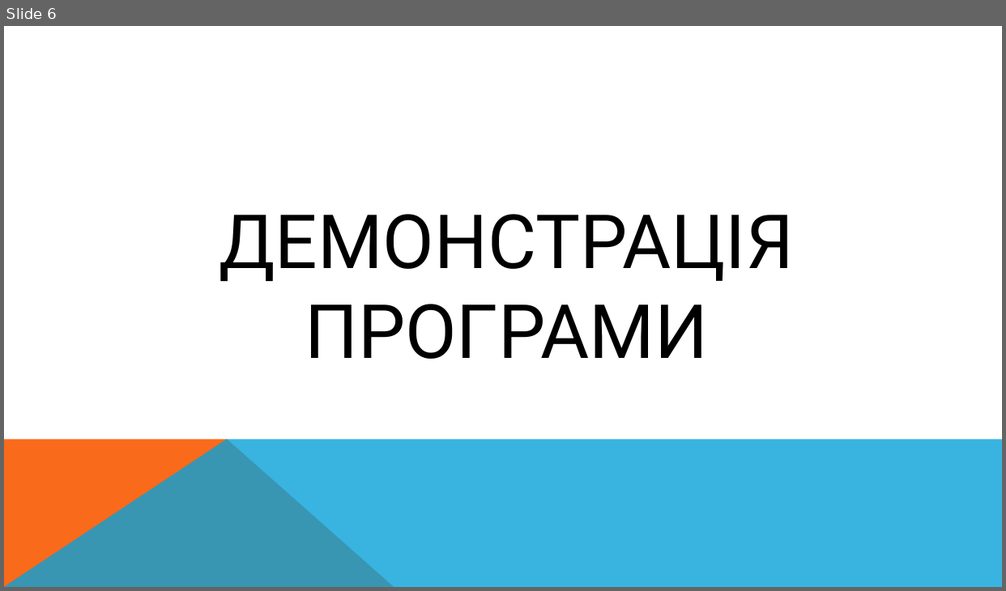
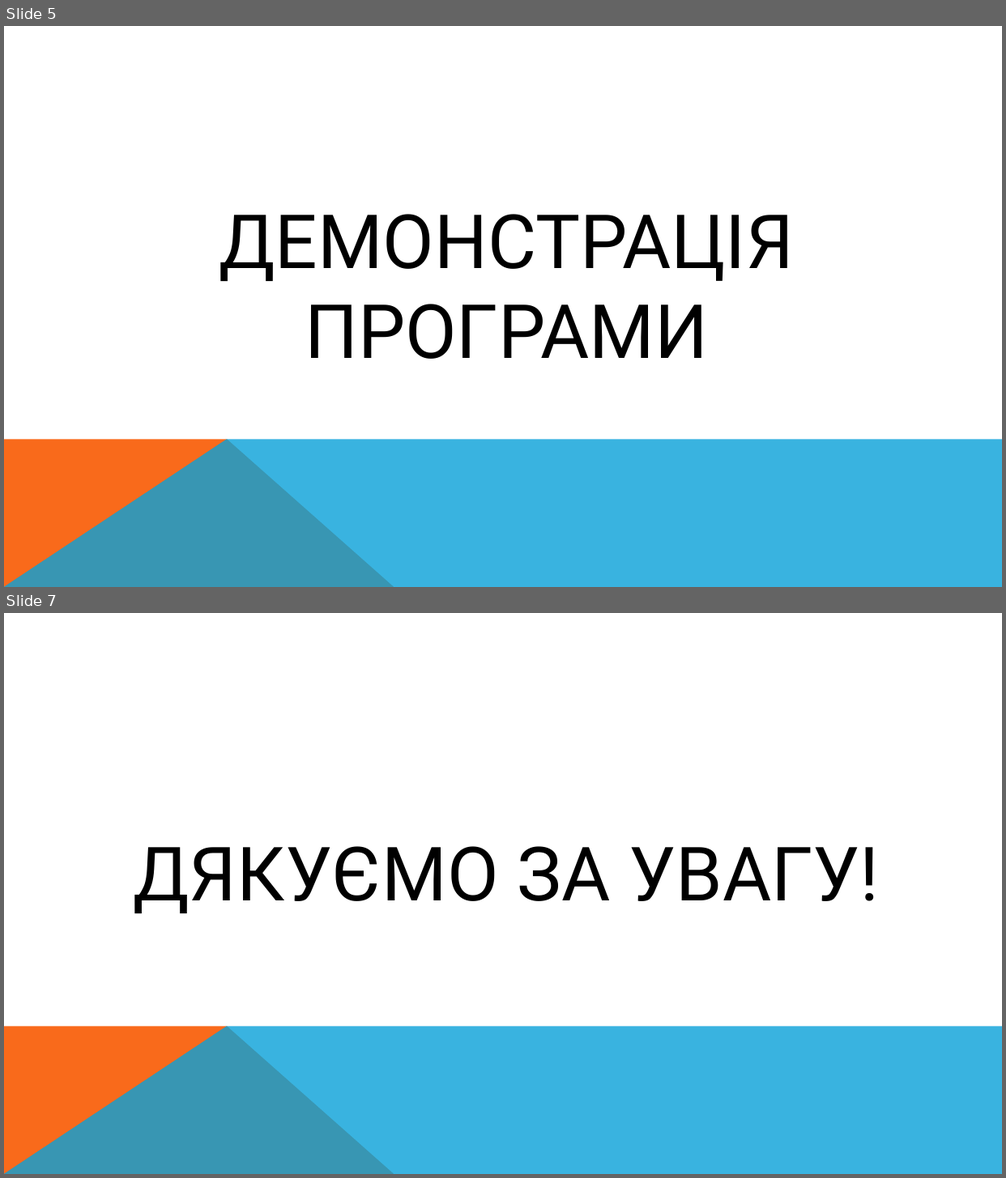
Before and after one commit to Ap3lsin4k/ANDRII-I_liceum, a slide deck: Peppers.pptx. Shown one above the other, each under a label of ours: slide 6 before the commit, slides 5 and 7 after it; the slides between them are not shown. The pictures are 1006x591 and 1006x1178 pixels, drawn with LibreOffice and Linux fonts; fonts in the diff are those of the drawing. Boxes give left, top, right and bottom in pixels: in the first picture for what was removed or moved away, otherwise in the second. Text is boxed around its words. In the diff, an @@ line names an element or a change of style, - is before the commit and + after.

```diff
--- a/Peppers.pptx
+++ b/Peppers.pptx
@@ slide 7 added at box(4, 613, 1002, 1174), background #FFFFFF; not listed: 2 template elements that a slide beside it also shows @@
@@ title added at box(134, 846, 879, 914), 72 pt, text #000000 @@
+ДЯКУЄМО ЗА УВАГУ!
@@ what was slide 6 is now slide 5 @@
```
Also in this commit, not shown: 4 slides changed, 1 other slide added, 1 slide removed, 1 other file.
